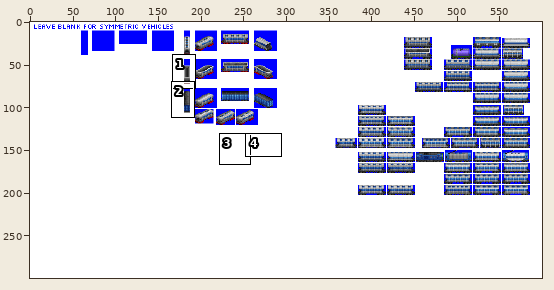
A sprite sheet gets an edit: src/graphics/pony/covered_hopper_car_pony_gen_6C.png. The picture above shows the old version from afar; the outline marks the close-up.
Close-up. Before the edit:
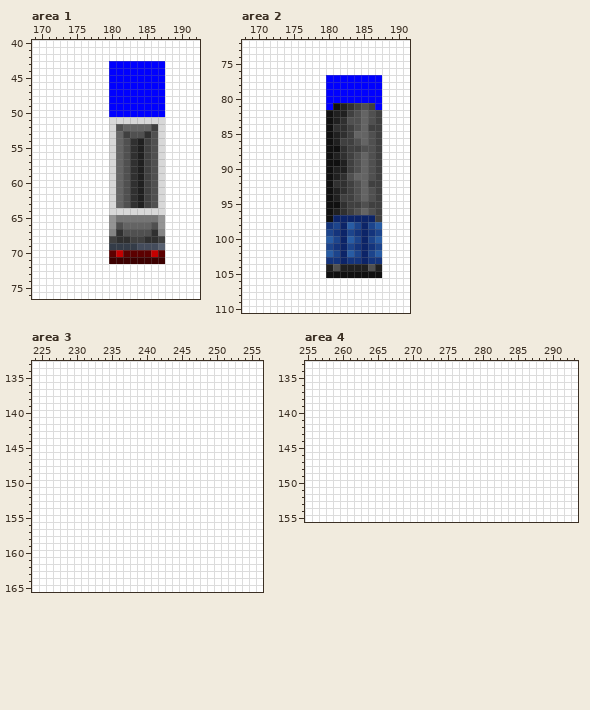
The file is 600x300 pixels. Shown: area 1: x 169..192, y 40..76; area 2: x 168..191, y 72..110; area 3: x 224..256, y 133..165; area 4: x 255..293, y 133..155. The commit also changed other parts of the picture, which this record leaves out.
After:
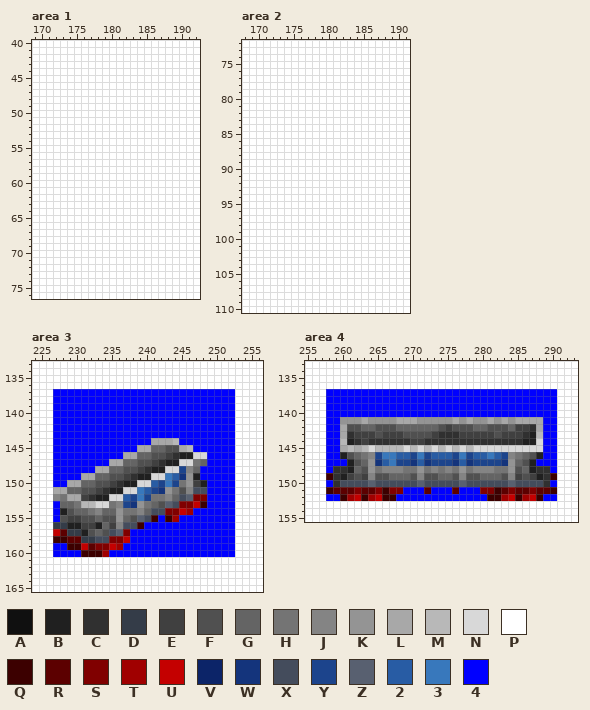
Palette (. is transparent): A #101010  B #202020  C #303030  D #343c48  E #404040  F #505050  G #646464  H #747474  J #848484  K #949494  L #a8a8a8  M #b8b8b8  N #d8d8d8  P #ffffff  Q #3c0000  R #5c0000  S #800000  T #a00000  U #c40000  V #0c2468  W #14347c  X #444c5c  Y #1c448c  Z #586070  2 #285ca4  3 #3878bc  4 #0000ff
What changed:
Changed rows in their new state; - is an unchanged pixel.
Area 1:
first column x 180:
43 PPPPPPPP
44 PPPPPPPP
45 PPPPPPPP
46 PPPPPPPP
47 PPPPPPPP
48 PPPPPPPP
49 PPPPPPPP
50 PPPPPPPP
51 PPPPPPPP
52 PPPPPPPP
53 PPPPPPPP
54 PPPPPPPP
55 PPPPPPPP
56 PPPPPPPP
57 PPPPPPPP
58 PPPPPPPP
59 PPPPPPPP
60 PPPPPPPP
61 PPPPPPPP
62 PPPPPPPP
63 PPPPPPPP
64 PPPPPPPP
65 PPPPPPPP
66 PPPPPPPP
67 PPPPPPPP
68 PPPPPPPP
69 PPPPPPPP
70 PPPPPPPP
71 PPPPPPPP
Area 2:
first column x 180:
 77 PPPPPPPP
 78 PPPPPPPP
 79 PPPPPPPP
 80 PPPPPPPP
 81 PPPPPPPP
 82 PPPPPPPP
 83 PPPPPPPP
 84 PPPPPPPP
 85 PPPPPPPP
 86 PPPPPPPP
 87 PPPPPPPP
 88 PPPPPPPP
 89 PPPPPPPP
 90 PPPPPPPP
 91 PPPPPPPP
 92 PPPPPPPP
 93 PPPPPPPP
 94 PPPPPPPP
 95 PPPPPPPP
 96 PPPPPPPP
 97 PPPPPPPP
 98 PPPPPPPP
 99 PPPPPPPP
100 PPPPPPPP
101 PPPPPPPP
102 PPPPPPPP
103 PPPPPPPP
104 PPPPPPPP
105 PPPPPPPP
Area 3:
first column x 227:
137 44444444444444444444444444
138 44444444444444444444444444
139 44444444444444444444444444
140 44444444444444444444444444
141 44444444444444444444444444
142 44444444444444444444444444
143 44444444444444444444444444
144 44444444444444LLLM44444444
145 444444444444LLGGFFLM444444
146 4444444444LLGGFFECBBNN4444
147 44444444LLGGFFECBBNNHG4444
148 444444LLGGFFECBBNNYJG44444
149 4444LLGGFFECBBNN32WKB44444
150 44LLGGFFECBBNN2Y3YHKEB4444
151 LLGGFFECBBNN32YWKHFJXX4444
152 JHLLECBBNN2Y3YHHJGXZSS4444
153 4GGHMMNNHJYWKHGFZXSSUQ4444
154 4BFGGHJGGKHHJGXXSSUT444444
155 4FEEFFGFFKGFZXQ4QT44444444
156 DDBBEEBGEJXXQ4444444444444
157 URDDBFGFXZS444444444444444
158 QQRRDDXXSSU444444444444444
159 44QQURSSUT4444444444444444
160 4444QQQT444444444444444444
Area 4:
first column x 258:
137 444444444444444444444444444444444
138 444444444444444444444444444444444
139 444444444444444444444444444444444
140 444444444444444444444444444444444
141 44KKKLKKKKLLLKKKKKLKLKKLKLKLLLL44
142 44LFFGGFFFGGGGGGFEFFFGGFFFGEECL44
143 44LCEEEFEEEFFFFECCCEEEEEFEEECBM44
144 44MBCECCCCCCEECCCCCCCCCCCCCCBBN44
145 44LMLMNMMMMNMNMNMNMNMNNNNNNNNNN44
146 44BFGHJY3322Y3Y222Y3Y2232YJHGFB44
147 444BFGKW23YYW2WYYYW2WYYYYWKGFB444
148 4CCBGFKHJJJHHKHJHJHKHJJJHHKFGBCC4
149 QCBEFEJFFGGGFJFFGGFJFFGGGFJEFEBCQ
150 4CXXXXZXXXXXXZXXXXXZXXXXXXZXXXXC4
151 QRRRSRRSQSS444R444R444SSQRSRRSRRQ
152 44QTUQTUQQ4444444444444QQTUQTUQ44
Changed places in both close-ups, as pixel boxes (x1, y1, x2, y2):
changed: (109, 61, 165, 264)
changed: (326, 75, 382, 278)
changed: (53, 389, 235, 557)
changed: (326, 389, 557, 501)
